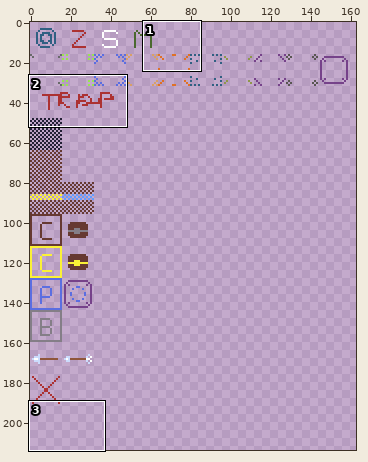
Two states of a sprite sheet, Adventurer - Simple Roguelite/resources/spritesheet_simple.png. The first picture is a wide view before the edit; the outline marks the close-up.
Close-up. First the earlier version:
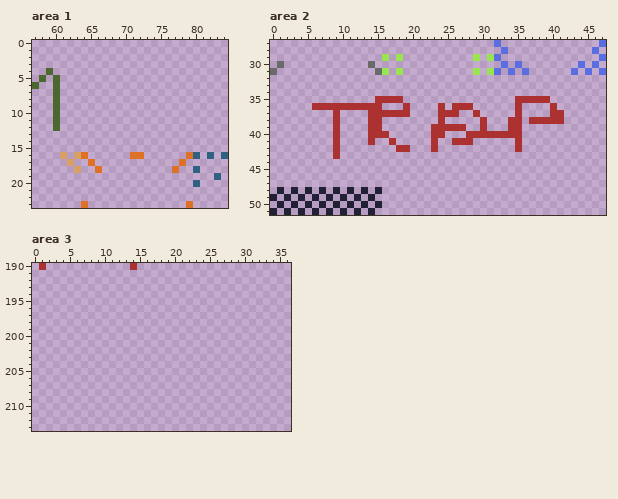
The file is 256x256 pixels. Shown: area 1: x 57..84, y 0..23; area 2: x 0..47, y 27..51; area 3: x 0..36, y 190..213. The wide view leaves out empty margins.
The result:
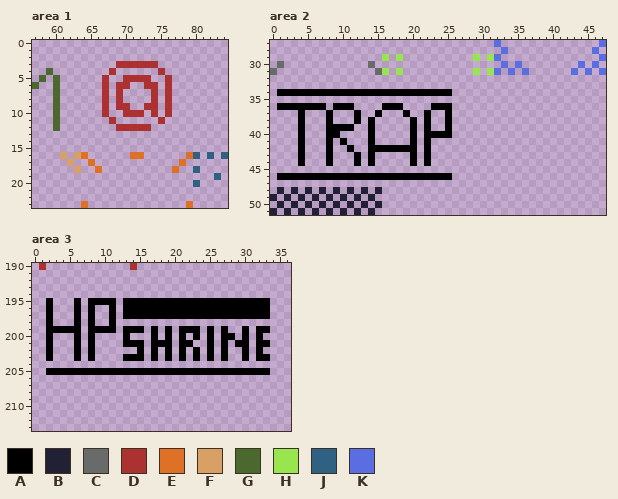
Palette (. is transparent): A #000000  B #222034  C #696a6a  D #ac3232  E #df7126  F #d9a066  G #4b692f  H #99e550  J #306082  K #5b6ee1
Edits made:
Area 1:
There is now colour D in row 3 at x 69 to 74; in row 4 at x 68 and 75; in row 5 at x 67, 70 to 73 and 76; in row 6 at x 67, 69 to 70, 73 to 74 and 76; in rows 7 to 8 at x 67, 69, 74 and 76; in row 9 at x 67, 69 to 70, 73 to 74 and 76.
There is now colour D in row 10 at x 67, 70 to 72, 74 and 76; in row 11 at x 68 and 75; in row 12 at x 69 to 73.
Area 2:
There is now colour A in row 34 at x 1 to 25; in row 36 at x 1 to 5, 16 to 18, 23 and 25; in row 37 at x 4, 8, 12 and 22; in row 38 at x 4, 8, 12, 20, 22 and 25; in row 39 at x 4, 8, 10 to 11, 20 and 22; in row 40 at x 4, 8, 20, 22 and 25.
There is now colour A in row 41 at x 4, 8, 10, 20 and 22; in row 42 at x 4, 8, 11, 14 to 17, 20 and 22; in rows 43 to 44 at x 4, 8, 12, 14, 20 and 22; in row 46 at x 1 to 25.
The edit turns colour D into colour A in row 36 at x 6 to 7, 9 to 11 and 24; in row 37 at x 15, 19 and 25; in row 38 at x 14; in row 39 at x 9, 14 and 25; in row 40 at x 9, 14 and 23 to 24; in row 41 at x 14.
The edit turns colour D into colour A in row 42 at x 18 to 19.
The author cleared colour D in row 35 at x 15 to 18 and 35 to 39; in row 36 at x 8, 12 to 15, 19, 26 to 28, 35 and 40; in row 37 at x 9, 14, 16 to 18, 24, 26, 29, 35 and 40 to 41; in row 38 at x 9, 15, 24, 30, 34 to 35 and 37 to 41; in row 39 at x 15, 23 to 24, 26 to 27, 30 and 34 to 35; in row 40 at x 15 to 16 and 28 to 35.
The author cleared colour D in row 41 at x 9, 17, 23, 26 to 28 and 35; in row 42 at x 9, 23 and 35; in row 43 at x 9.
Area 3:
There is now colour A in row 195 at x 2, 6, 8 to 11 and 13 to 33; in rows 196 to 197 at x 2, 6, 8, 11 and 13 to 33; in row 198 at x 2, 6, 8 and 11; in row 199 at x 2 to 6, 8 to 11, 13 to 15, 17, 19, 21 to 23, 25, 27, 30 and 32 to 33; in row 200 at x 2, 6, 8, 13, 17, 19, 21, 23, 25, 27 to 28, 30 and 32; in row 201 at x 2, 6, 8, 13 to 15, 17 to 19, 21 to 22, 25, 27, 29 to 30 and 32 to 33.
There is now colour A in row 202 at x 2, 6, 8, 15, 17, 19, 21, 23, 25, 27, 30 and 32; in row 203 at x 2, 6, 8, 13 to 15, 17, 19, 21, 23, 25, 27, 30 and 32 to 33; in row 205 at x 2 to 33.
